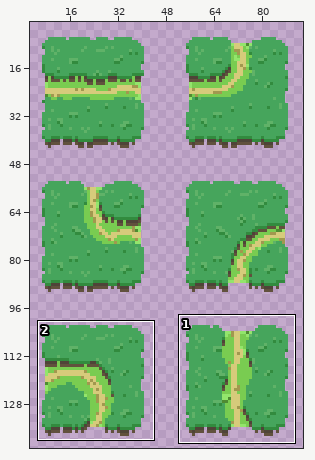
A sprite sheet gets an edit: art/32x32/full_forest_road_tile.png. Above, an overview of the earlier version with the close-up marked.
Close-up. Before the edit:
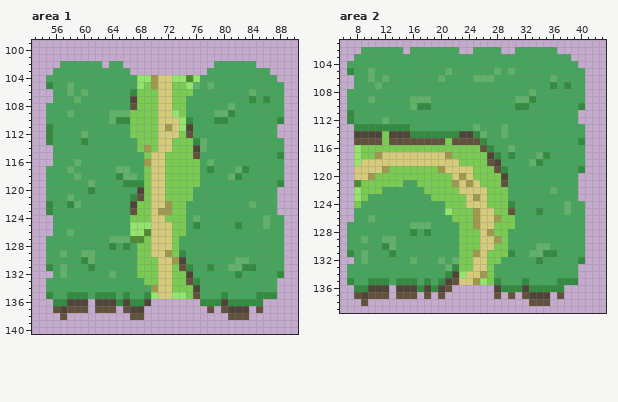
The file is 96x144 pixels. Shown: area 1: x 53..90, y 99..140; area 2: x 6..43, y 101..139. The wide view leaves out empty margins. The commit also changed other parts of the picture, which this record leaves out.
Once edited:
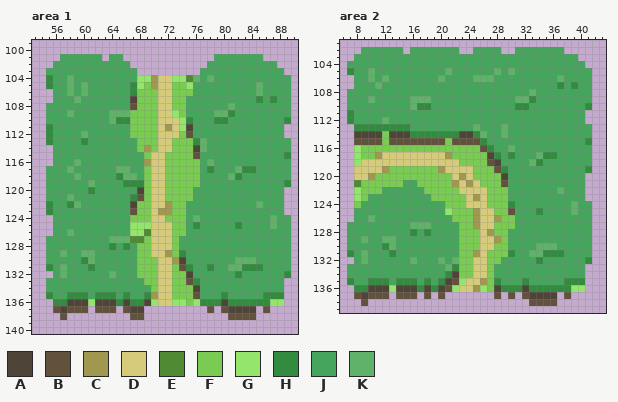
Palette (. is transparent): A #4f4438  B #61513d  C #a1984f  D #d6cb7b  E #4f8b32  F #79cc51  G #93e56c  H #328b3e  J #46a55c  K #60b268
Changes in this commit:
Changed rows in their new state; - is an unchanged pixel.
Area 1:
first column x 55:
101 --JJJJJJ-JJ-------------JJJJJJJ----
102 -J------J--J-----------J------JJJ--
103 J-----------J---------J---------JJ-
104 H--K-----------------K-K---------JJ
105 -----K------H--------J-J------K---J
106 -----------------------------JK---J
107 -----------------------------JHJH-J
108 ----------------------------------J
109 ----------------------------------J
110 ---------------------------------JH
111 ---------------------------------J-
112 ---------------------------------J-
113 ----------------------------------J
114 ----------------------------------J
115 ---------------------------------JH
116 ----------------------------------J
117 -----------------------------H----J
118 ----------------------------------J
119 ---------------------------------JH
120 ---------------------------------J-
121 ---------------------------------J-
122 -----------------------------JK--J-
123 ---------------------------------J-
124 -------------------------------JK-J
125 -------------------------------JK-J
126 ----------------------------------J
127 ----------------------------------J
128 ----------------------------------J
129 ----------------------------------J
130 -----------------------------K----J
131 ------------------------------H---J
132 ---------------------------------JH
133 ---------------------------------J-
134 ---------------F-----------------J-
135 ---------------C--FF----------J--H-
136 ------G--------GDDGGFG---------HGG-
137 -----------------------------A.B---
138 -----------------------------B-----
Area 2:
first column x 13:
102 ------------------------J----
103 --------------------------J--
104 ---------------------------J-
105 ----------------------------J
106 -----------------------JK---J
107 -----------------------JHJH-J
108 ----------------------------J
109 ----------------------------J
110 ---------------------------JH
111 ---------------------------J-
112 ---------------------------J-
113 ----------------------------J
114 ----------------------------J
115 ---------------------------JH
116 ----------------------------J
117 -----------------------H----J
118 ----------------------------J
119 ---------------------------JH
120 ---------------------------J-
121 ---------------------------J-
122 -----------------------JK--J-
123 ---------------------------J-
124 -------------------------JK-J
125 -------------------------JK-J
126 ----------------------------J
127 ----------------------------J
128 ----------------------------J
129 ----------------------------J
130 -----------------------K----J
131 ------------------------H---J
132 ---------------------------JH
133 ---------------------------J-
134 ----------FF-D-------------J-
135 ----------G-DC----------J--H-
136 G--------GDDCGF----------HGG-
137 -----------------------A.B---
138 -----------------------B-----
Boxes around the changes in both close-ups, in picture pixels (x1, y1, x2, y2):
changed: (46, 54, 137, 89)
changed: (151, 54, 291, 320)
added: (88, 299, 95, 306)
changed: (550, 47, 592, 306)
changed: (452, 271, 494, 292)
added: (389, 285, 396, 292)
